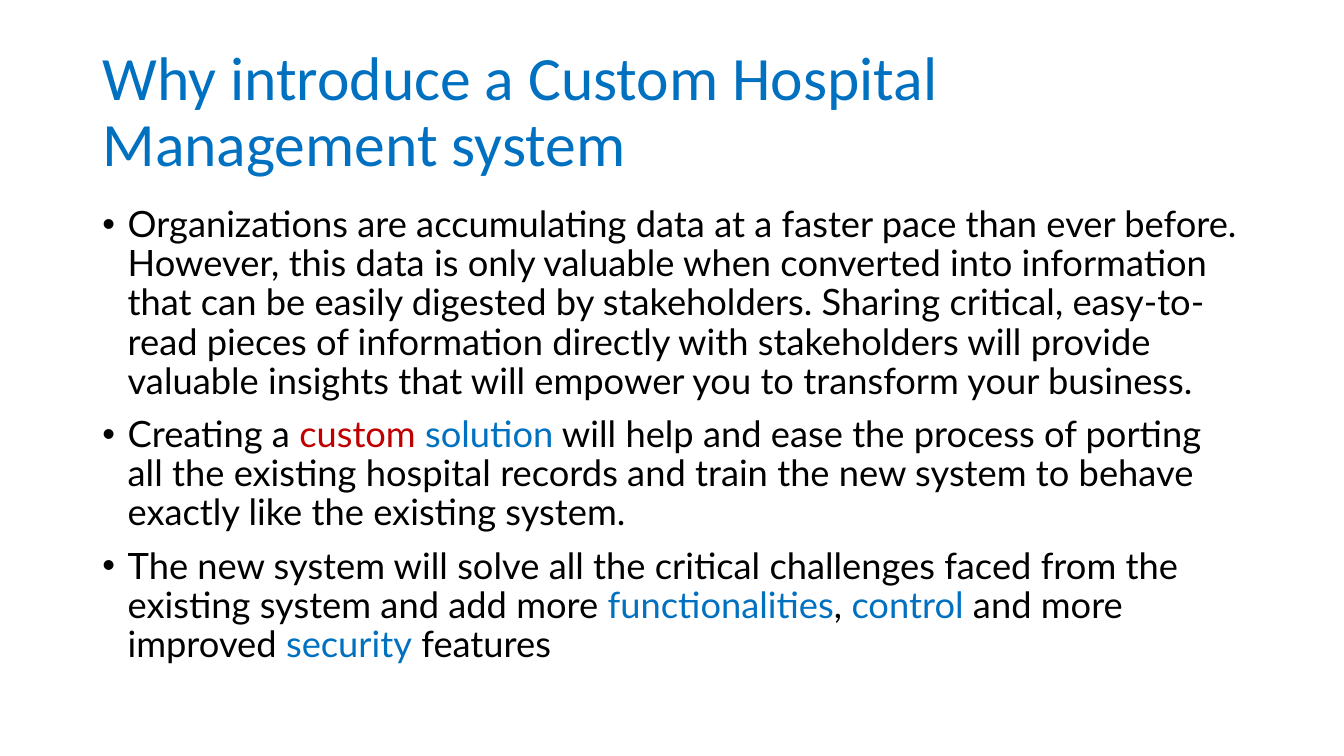
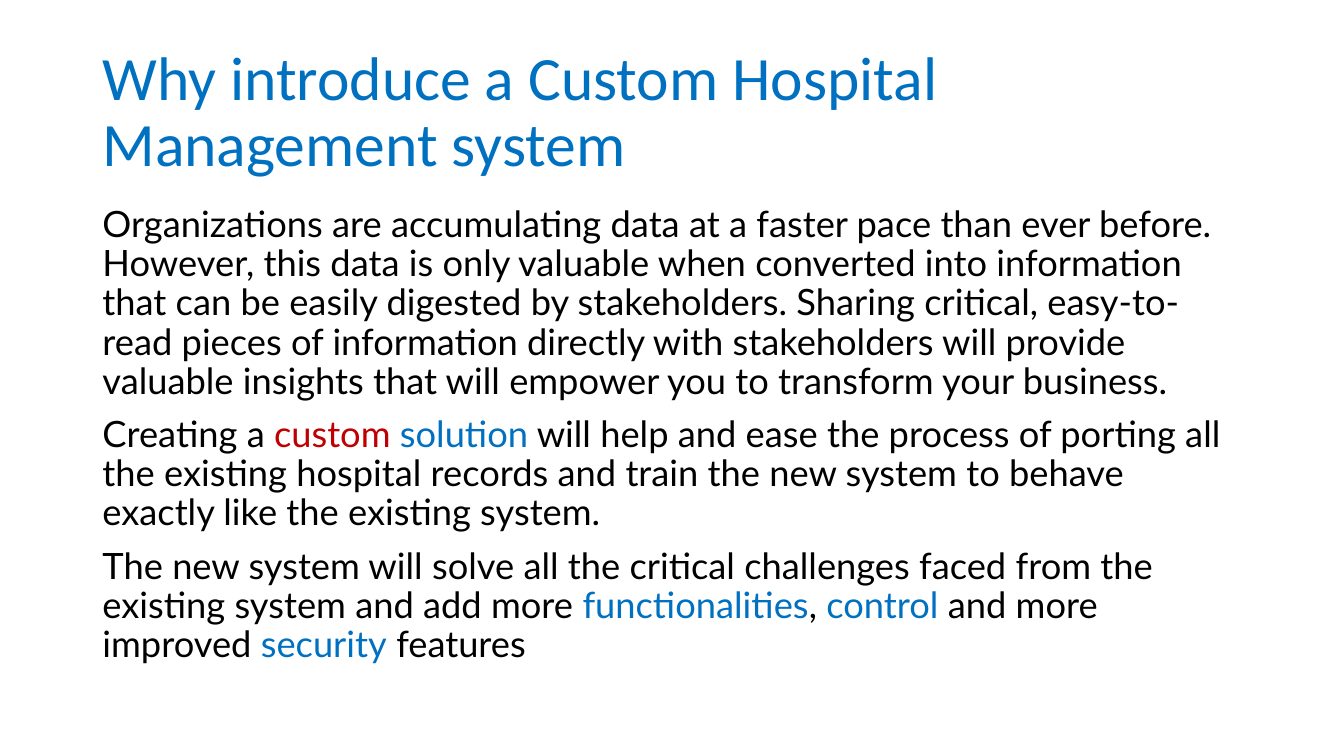
Before and after one commit to calnexus/backups, a slide deck: slide 3 of Calnexus Solutions.pptx. Drawn at 1344x756 pixels with LibreOffice and Linux fonts; fonts in the diff are those of the drawing; background and template pictures are left out. Boxes give left, top, right and bottom in pixels: in the first picture for what was removed or moved away, otherwise in the second. Text is boxed around its words. In the diff, an @@ line names an element or a change of style, - is before the commit and + after.

```diff
--- a/Calnexus Solutions.pptx
+++ b/Calnexus Solutions.pptx
@@ text "Organizations are accumulating data at ..." at (102,210,1220,664): bullet • to none @@
```
Also in this commit, not shown: 5 other slides changed, 3 slides added, 2 other files.
